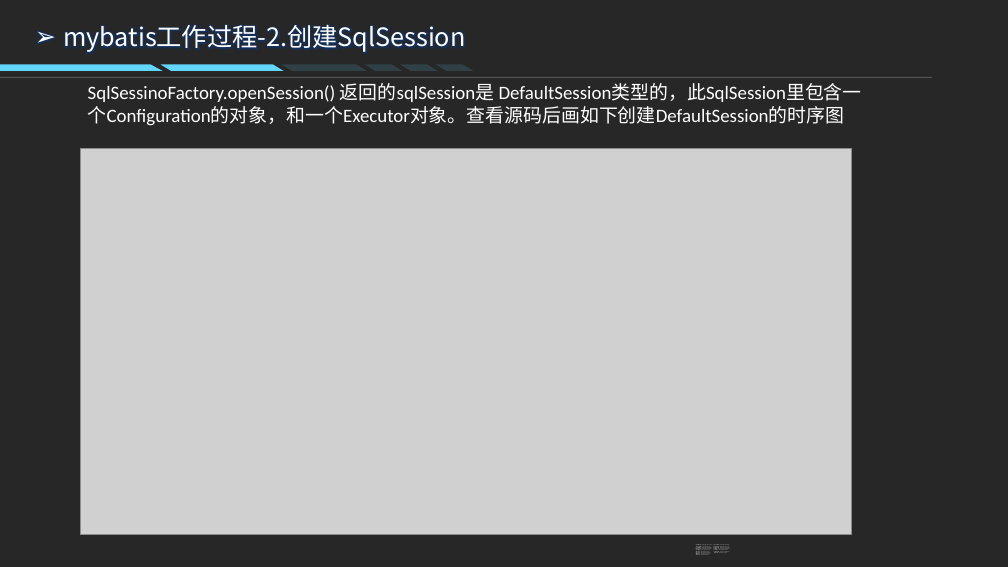
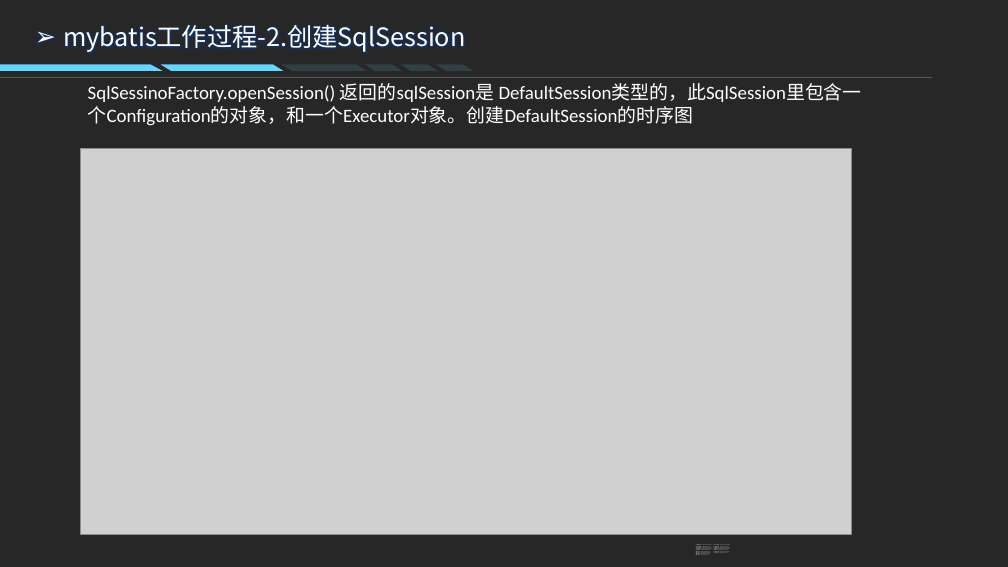
Before and after one commit to chirongqi/study-java-dao, a slide deck: slide 17 of mybatis技术分享/MyBatis技术分享.pptx. Drawn at 1008x567 pixels with LibreOffice and Linux fonts; fonts in the diff are those of the drawing; grey boxes stand for pictures; background and template pictures are left out; a plain dark background stands for a picture behind light text. Boxes give left, top, right and bottom in pixels: in the first picture for what was removed or moved away, otherwise in the second. Text is boxed around its words. In the diff, an @@ line names an element or a change of style, - is before the commit and + after.

```diff
--- a/mybatis技术分享/MyBatis技术分享.pptx
+++ b/mybatis技术分享/MyBatis技术分享.pptx
@@ text at bbox=[88, 83, 862, 126]: text changed @@
-SqlSessinoFactory.openSession() 返回的sqlSession是 DefaultSession类型的，此SqlSession里包含一个Configuration的对象，和一个Executor对象。查看源码后画如下创建DefaultSession的时序图
+SqlSessinoFactory.openSession() 返回的sqlSession是 DefaultSession类型的，此SqlSession里包含一个Configuration的对象，和一个Executor对象。创建DefaultSession的时序图
```
Also in this commit, not shown: 2 other slides changed.
